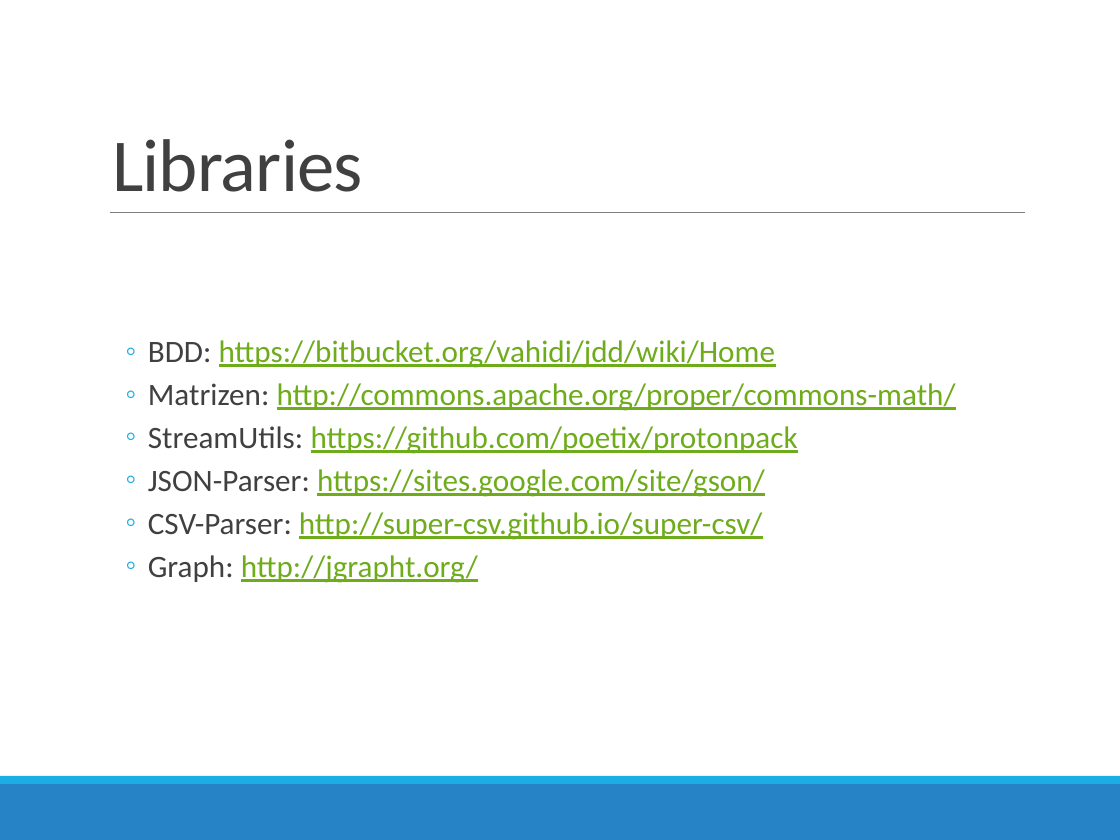
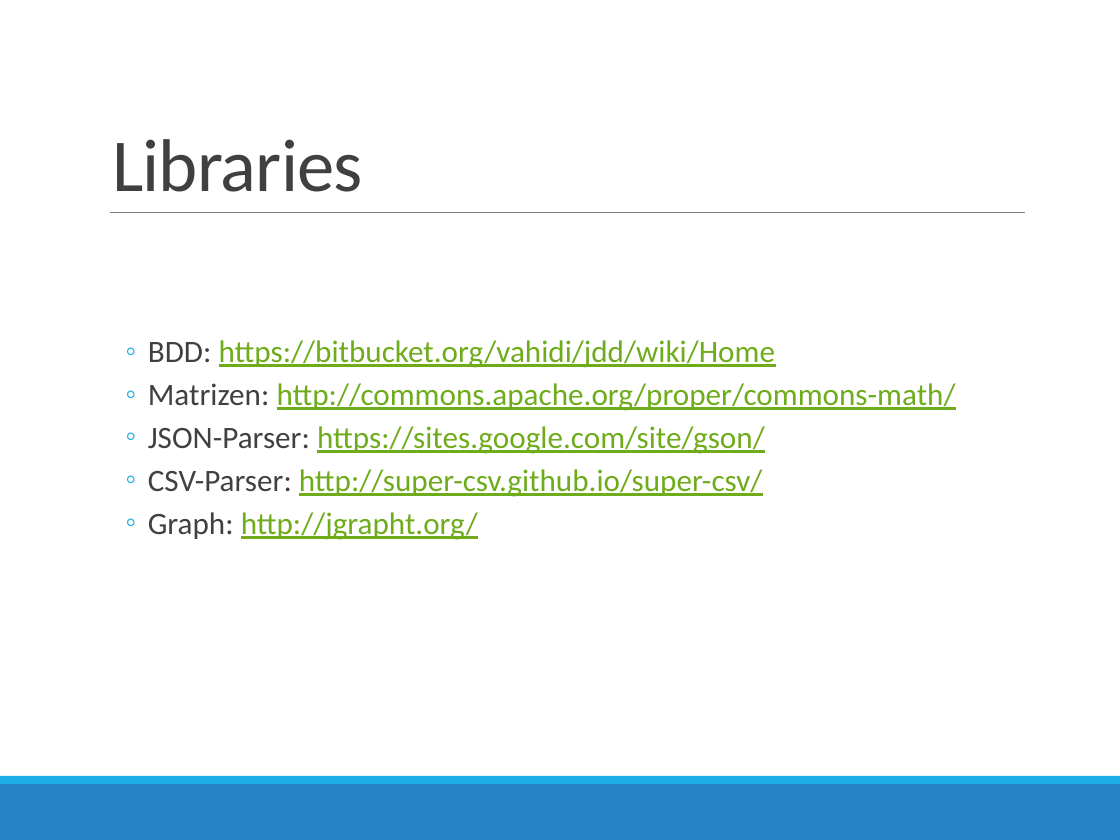
Before and after one commit to AndreMann90/fart_fssd, a slide deck: slide 4 of doc/Programmier-Projekt-Praesi.pptx. Drawn at 1120x840 pixels with LibreOffice and Linux fonts; fonts in the diff are those of the drawing. Boxes give left, top, right and bottom in pixels: in the first picture for what was removed or moved away, otherwise in the second. Text is boxed around its words. In the diff, an @@ line names an element or a change of style, - is before the commit and + after.

```diff
--- a/doc/Programmier-Projekt-Praesi.pptx
+++ b/doc/Programmier-Projekt-Praesi.pptx
@@ text at <box>148,426,798,454</box>: paragraph removed @@
-  ◦ StreamUtils: https://github.com/poetix/protonpack
```
Also in this commit, not shown: 1 other slide changed, 2 slides added, 1 slide removed, 10 other files.
